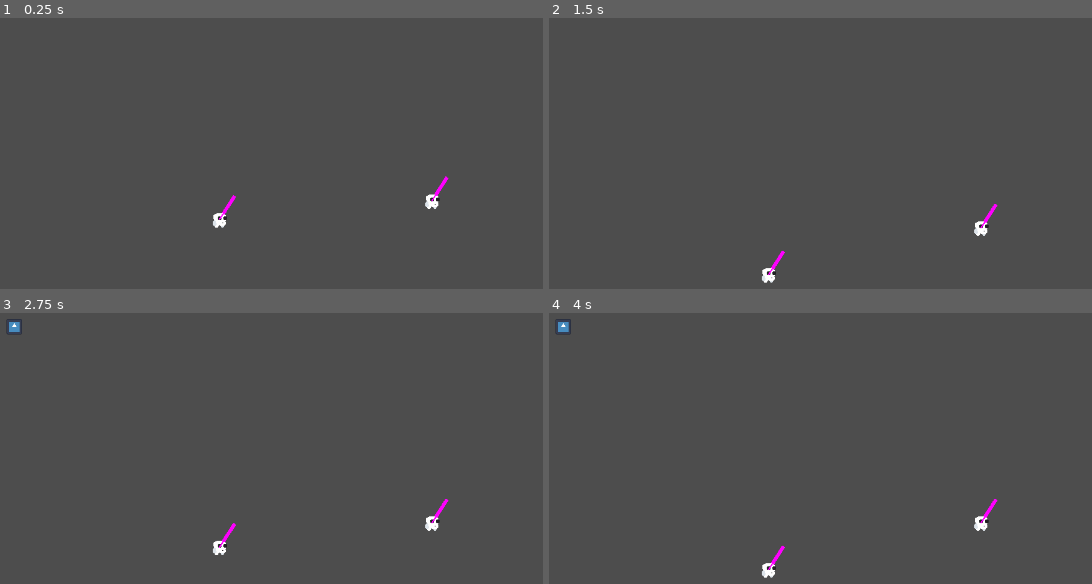
Above: before the commit, frames 1-4 (two rows, left to right).
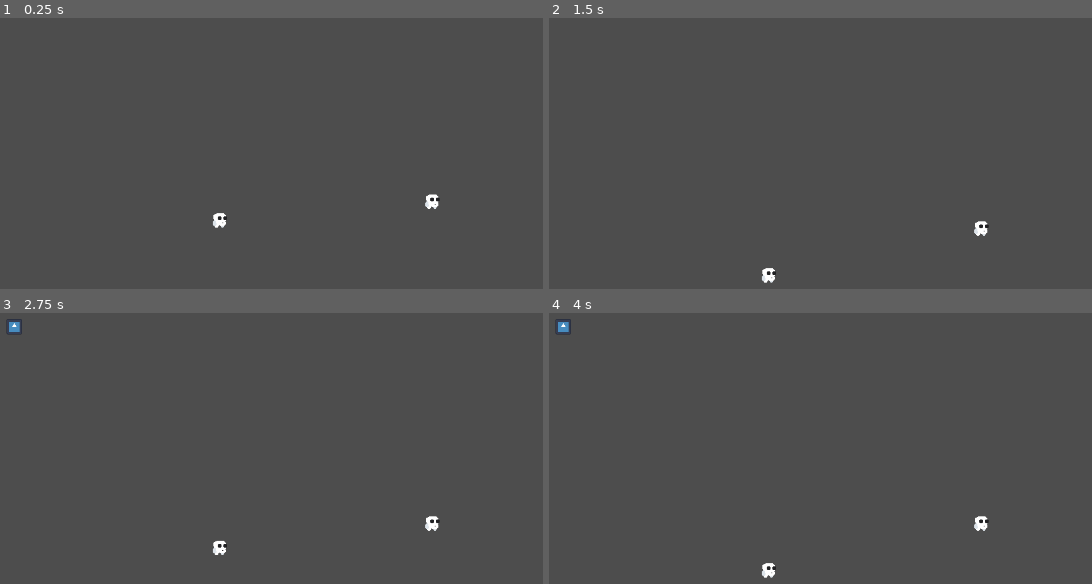
Above: after the commit, the same moments.

Repository: ViniTeider/BeneathTheMask
Game: Godot game, scene res://scenes/world.tscn
Two runs of this game, one before a commit and one after it. Both use one fixed random seed, a clock stepped at 60 frames per second and the inputs below. The engine's default icon, where the game draws it, is replaced by a stand-in: a white triangle on a blue panel in a dark square.
Inputs:
- Up to frame 1 (0.25 s): no input
- Up to frame 2 (1.5 s): tap Enter at 1.25 s
- Up to frame 3 (2.75 s): tap Space at 2 s
- Up to frame 4 (4 s): tap Enter at 3.5 s

The runs differ from the first frame. In frame 1, 0.1% of the frame differs, in the area x 40-83%, y 58-75%; in frame 2, 0.1%; in frame 3, 0.1%; in frame 4, 0.1%.

Commit message:
fix: bomb functioning and animations

Diff:
--- a/Scripts/Bomb.gd
+++ b/Scripts/Bomb.gd
@@ -1,3 +1,4 @@
+class_name Bomb
 extends RigidBody2D
 
 @onready var timer: Timer = $Timer
@@ -6,13 +7,15 @@
 # Do not delete
 var speed: float = 50.0
 var parent_direction: float = 0
+var player_id: int
 
 func on_explodion() -> void:
 	animation_player.play("bomb_exploding")
 
-func _on_animation_player_animation_finished(anim_name: StringName) -> void:
-	queue_free()
-
 func _on_body_entered(body: Node) -> void:
-	if animation_player.is_playing() and body.has_method("take_damage"):
+	print("BOMBA BATEU NO CORPO: " + str(body))
+	if body.has_method("change_mask"):
+		if body.player_id == player_id:
+			return
 		body.take_damage()
+		queue_free()
--- a/Scripts/BombSpawner.gd
+++ b/Scripts/BombSpawner.gd
@@ -14,7 +14,8 @@
 	timer.start()
 
 	var direction = get_parent().get_parent().last_direction
-	var b = BOMB.instantiate()
+	var b: Bomb = BOMB.instantiate()
+	b.player_id = get_parent().get_parent().player_id
 	get_tree().get_root().add_child(b)
 	b.global_position = marker_2d.global_position
 	b.global_rotation = marker_2d.global_rotation
--- a/Scripts/Player.gd
+++ b/Scripts/Player.gd
@@ -26,7 +26,7 @@
 }
 
 func _ready() -> void:
-	change_mask(Enum.MaskType.Melee)
+	change_mask(Enum.MaskType.Bomber)
 
 func _physics_process(delta: float) -> void:
 	if not is_on_floor() and (velocity.y < 2000):
--- a/scenes/Bomb.tscn
+++ b/scenes/Bomb.tscn
@@ -3,7 +3,7 @@
 [ext_resource type="Script" uid="uid://pl688k4syab" path="res://Scripts/Bomb.gd" id="1_7dain"]
 
 [sub_resource type="PhysicsMaterial" id="PhysicsMaterial_t0fub"]
-bounce = 0.54
+bounce = 0.8
 
 [sub_resource type="PlaceholderTexture2D" id="PlaceholderTexture2D_t0fub"]
 
@@ -46,10 +46,10 @@
 tracks/0/interp = 1
 tracks/0/loop_wrap = true
 tracks/0/keys = {
-"times": PackedFloat32Array(0, 0.93333334),
+"times": PackedFloat32Array(0, 1),
 "transitions": PackedFloat32Array(1, 1),
 "update": 0,
-"values": [Vector2(18, 18), Vector2(36, 36)]
+"values": [Vector2(18, 18), Vector2(0.01, 0.01)]
 }
 tracks/1/type = "value"
 tracks/1/imported = false
@@ -58,10 +58,24 @@
 tracks/1/interp = 1
 tracks/1/loop_wrap = true
 tracks/1/keys = {
-"times": PackedFloat32Array(0.01, 0.93333334),
+"times": PackedFloat32Array(0.01, 1),
 "transitions": PackedFloat32Array(1, 1),
 "update": 0,
-"values": [Vector2(18, 18), Vector2(36, 36)]
+"values": [Vector2(18, 18), Vector2(0.01, 0.01)]
+}
+tracks/2/type = "method"
+tracks/2/imported = false
+tracks/2/enabled = true
+tracks/2/path = NodePath(".")
+tracks/2/interp = 1
+tracks/2/loop_wrap = true
+tracks/2/keys = {
+"times": PackedFloat32Array(1),
+"transitions": PackedFloat32Array(1),
+"values": [{
+"args": [],
+"method": &"queue_free"
+}]
 }
 
 [sub_resource type="AnimationLibrary" id="AnimationLibrary_1xih2"]
@@ -71,9 +85,12 @@
 }
 
 [node name="Bomb" type="RigidBody2D" unique_id=1369718883]
-collision_mask = 2
+collision_layer = 4
+collision_mask = 3
 mass = 0.816
 physics_material_override = SubResource("PhysicsMaterial_t0fub")
+contact_monitor = true
+max_contacts_reported = 1
 script = ExtResource("1_7dain")
 
 [node name="Sprite2D" type="Sprite2D" parent="." unique_id=375954966]
@@ -92,5 +109,4 @@
 autostart = true
 
 [connection signal="body_entered" from="." to="." method="_on_body_entered"]
-[connection signal="animation_finished" from="AnimationPlayer" to="." method="_on_animation_player_animation_finished"]
 [connection signal="timeout" from="Timer" to="." method="on_explodion"]
